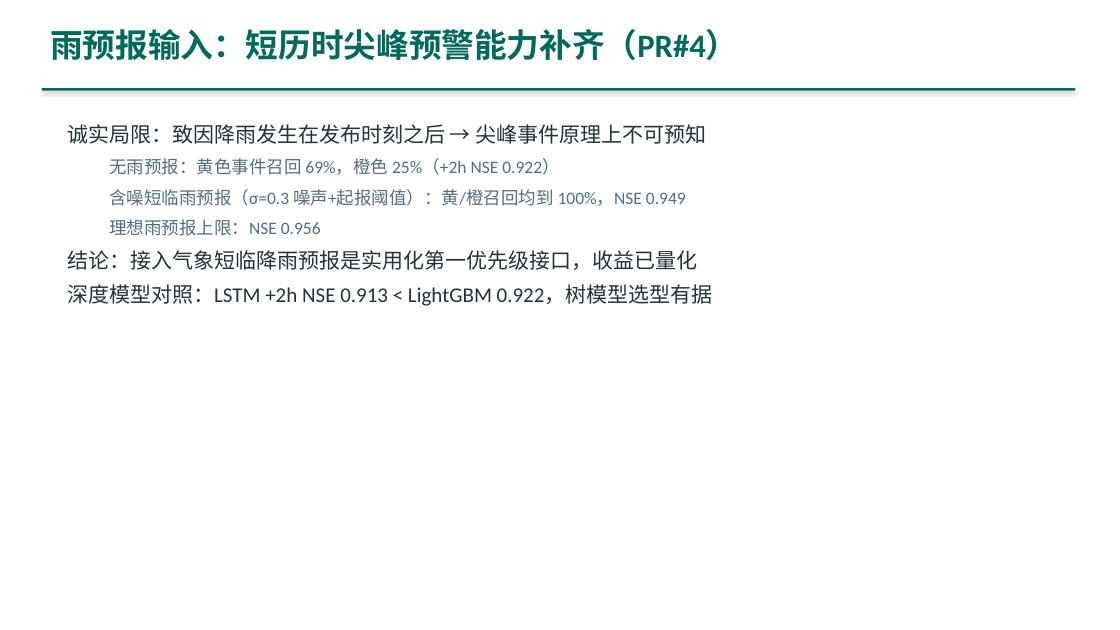
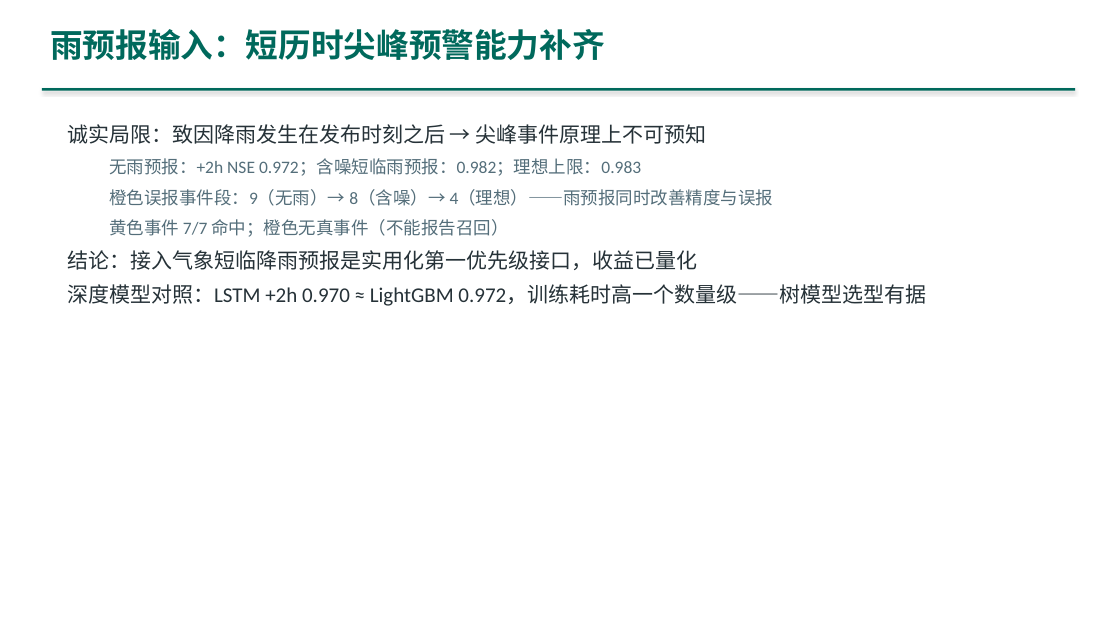
Before and after one commit to dao-genesis/meec8-topic7-showcase, a slide deck: slide 17 of downloads/演示PPT_主题七.pptx. Drawn at 1120x630 pixels with LibreOffice and Linux fonts; fonts in the diff are those of the drawing. Boxes give left, top, right and bottom in pixels: in the first picture for what was removed or moved away, otherwise in the second. Text is boxed around its words. In the diff, an @@ line names an element or a change of style, - is before the commit and + after.

```diff
--- a/downloads/演示PPT_主题七.pptx
+++ b/downloads/演示PPT_主题七.pptx
@@ text at <box>50,29,605,60</box>: text changed @@
-雨预报输入：短历时尖峰预警能力补齐（PR#4）
+雨预报输入：短历时尖峰预警能力补齐
@@ text at <box>109,158,774,237</box>: text changed @@
-  无雨预报：黄色事件召回 69%，橙色 25%（+2h NSE 0.922）
-  含噪短临雨预报（σ=0.3 噪声+起报阈值）：黄/橙召回均到 100%，NSE 0.949
-  理想雨预报上限：NSE 0.956
+  无雨预报：+2h NSE 0.972；含噪短临雨预报：0.982；理想上限：0.983
+  橙色误报事件段：9（无雨）→ 8（含噪）→ 4（理想）——雨预报同时改善精度与误报
+  黄色事件 7/7 命中；橙色无真事件（不能报告召回）
@@ text at <box>67,284,926,306</box>: text changed @@
-深度模型对照：LSTM +2h NSE 0.913 < LightGBM 0.922，树模型选型有据
+深度模型对照：LSTM +2h 0.970 ≈ LightGBM 0.972，训练耗时高一个数量级——树模型选型有据
```
Also in this commit, not shown: 14 other slides changed, 2 slides added, 47 other files.
